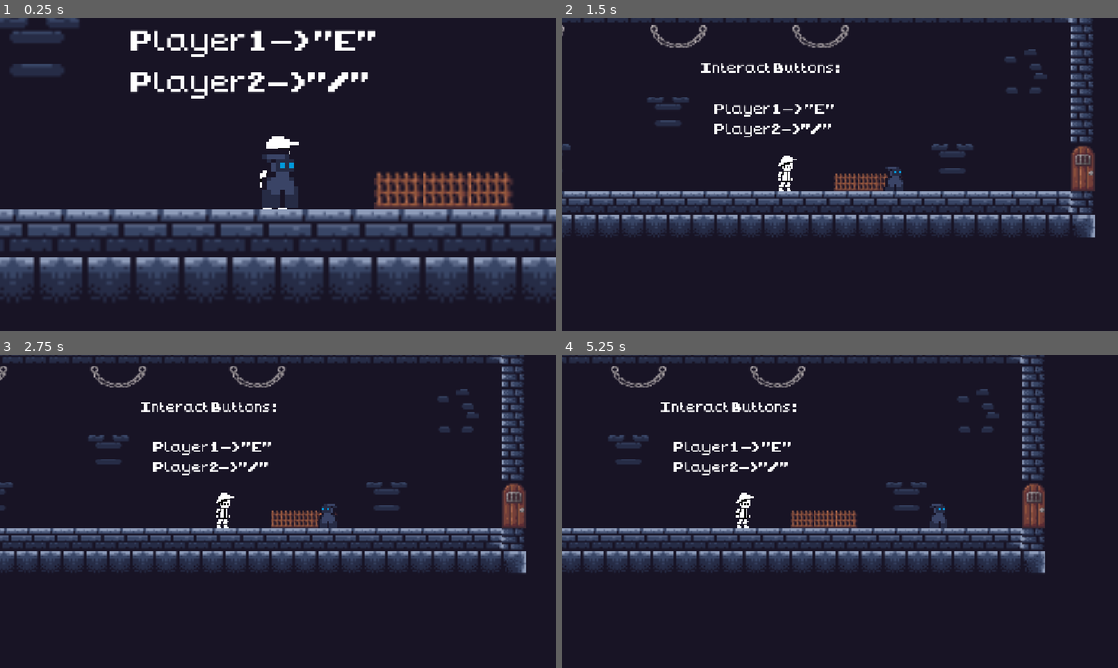
Above: before the commit, frames 1-4 (two rows, left to right).
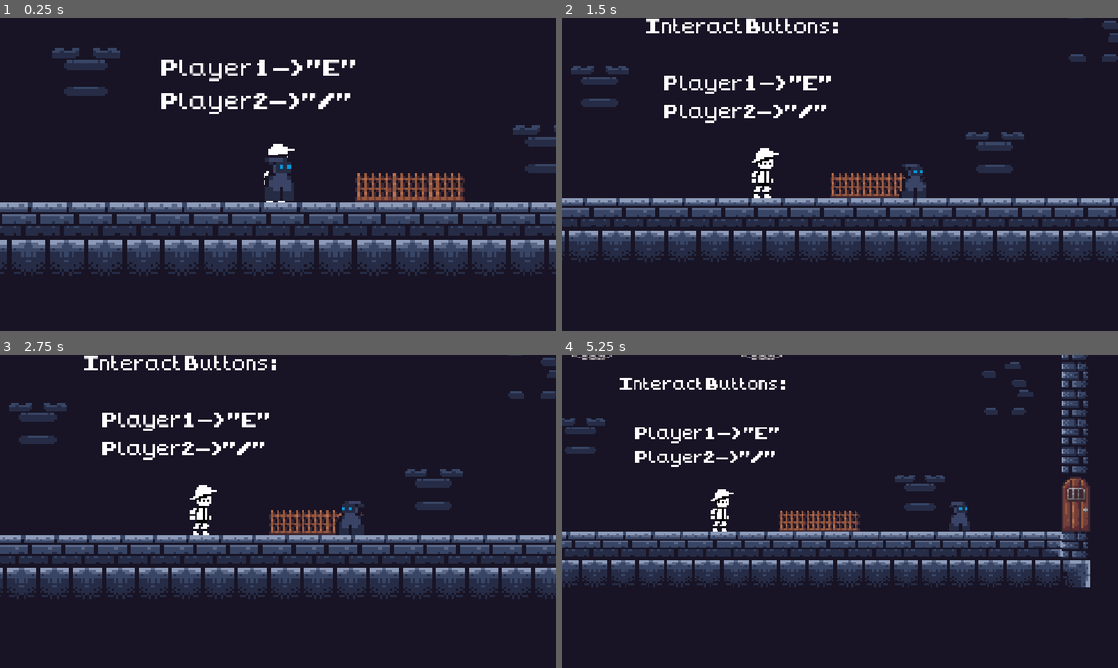
Above: after the commit, the same moments.

Repository: Fabian-Rodz/LightAndDarkness
Game: Godot game, scene res://scenes/game.tscn
The game is run twice, just before and just after one commit, with the same random seed, the same clock (stepped at 60 frames per second) and the same inputs.
Inputs:
- Up to frame 1 (0.25 s): no input
- Up to frame 2 (1.5 s): tap Enter (ui_accept) at 0.5, 0.77 s; hold Right (ui_right) from 0.53 s (still down)
- Up to frame 3 (2.75 s): tap Enter (ui_accept) at 1.52 s; release Right (ui_right) at 2.03 s; hold Left (ui_left) from 2.03 s (still down)
- Up to frame 4 (5.25 s): release Left (ui_left) at 2.78 s; hold Right (ui_right) 2.78-4.28 s; tap Enter (ui_accept) at 3.02, 3.77, 4.52 s; hold Left (ui_left) 4.28-5.03 s; hold Right (ui_right) from 5.03 s (still down)

The runs differ from the first frame. In frame 1, 31% of the frame differs, in the area x 0-100%, y 0-91%; in frame 2, 26%; in frame 3, 26%; in frame 4, 24%.

Commit message:
Adjusted camera zoom speed and size and made window stretch for different screen sizes
Camera now zooms in and out slower and can stretch to fit the entire tutorial room in one shot. The game screen can now stretch to cover multiple resolutions

Diff:
--- a/project.godot
+++ b/project.godot
@@ -18,6 +18,7 @@
 [display]
 
 window/stretch/mode="canvas_items"
+window/stretch/aspect="expand"
 
 [input]
 
@@ -83,4 +84,5 @@
 
 [rendering]
 
+textures/canvas_textures/default_texture_filter=0
 rendering_device/driver.windows="d3d12"
--- a/scripts/multi_target_camera.gd
+++ b/scripts/multi_target_camera.gd
@@ -1,14 +1,10 @@
 extends Camera2D
 
-@export var move_speed = 0.5
-@export var zoom_speed = 0.05
-@export var min_zoom = 0.1
-@export var max_zoom = 0.3
-@export var margin = Vector2(400,200)
+@export var max_zoom = 0.5
+@export var min_zoom = 0.2
+@export var zoom_speed = 10000
 
 var players = []
-
-@onready var screen_size = get_viewport_rect().size
 
 func add_target(player):
 	if player not in players:
@@ -18,28 +14,83 @@
 	if player in players:
 		players.remove(player)
 
+func _process(_delta: float) -> void:
+	_refresh_camera()
 
-# Called every frame. 'delta' is the elapsed time since the previous frame.
-func _process(delta: float) -> void:
-	if !players:
-		return
+func _refresh_camera():
+	global_position = _calculate_position()
 
-	# Tracking and centering camera
+	zoom = _calculate_zoom()
+
+func _calculate_position() -> Vector2:
 	var cam_position = Vector2.ZERO
+
 	for player in players:
-		cam_position += player.position
-	cam_position /= players.size()
-	position = lerp(position, cam_position, move_speed)
+		cam_position += player.global_position
 
-	# Adjusting zoom
-	var cam_rect = Rect2(position, Vector2.ONE)
+	return cam_position / players.size()
+
+func _calculate_zoom() -> Vector2:
+	var max_distance = _get_max_player_distance()
+
+	var zoom_level = clamp(max_zoom - (max_distance / zoom_speed), min_zoom, max_zoom)
+
+	return Vector2(zoom_level, zoom_level)
+
+func _get_max_player_distance() -> float:
+	var max_distance = 0
+
 	for player in players:
-		cam_rect = cam_rect.expand(player.position)
-	cam_rect = cam_rect.grow_individual(margin.x, margin.y, margin.x, margin.y)
-	var cam_dimension = max(cam_rect.size.x, cam_rect.size.y)
-	var cam_zoom
-	if cam_rect.size.x > cam_rect.size.y * screen_size.aspect():
-		cam_zoom = clamp(cam_rect.size.x / screen_size.x, min_zoom, max_zoom)
-	else:
-		cam_zoom = clamp(cam_rect.size.y / screen_size.y, min_zoom, max_zoom)
-	zoom = lerp(zoom, Vector2.ONE * cam_zoom, zoom_speed)
+		for control_player in players:
+			var distance = player.global_position.distance_to(control_player.global_position)
+
+			if distance > max_distance:
+				max_distance = distance
+
+	return max_distance
+
+#extends Camera2D
+#
+#@export var move_speed = 0.5
+#@export var zoom_speed = 0.05
+#@export var min_zoom = 0.1
+#@export var max_zoom = 0.3
+#@export var margin = Vector2(400,200)
+#
+#var players = []
+#
+#@onready var screen_size = get_viewport_rect().size
+#
+#func add_target(player):
+	#if player not in players:
+		#players.append(player)
+#
+#func remove_target(player):
+	#if player in players:
+		#players.remove(player)
+#
+#
+## Called every frame. 'delta' is the elapsed time since the previous frame.
+#func _process(delta: float) -> void:
+	#if !players:
+		#return
+	#
+	## Tracking and centering camera
+	#var cam_position = Vector2.ZERO
+	#for player in players:
+		#cam_position += player.position
+	#cam_position /= players.size()
+	#position = lerp(position, cam_position, move_speed)
+	#
+	## Adjusting zoom
+	#var cam_rect = Rect2(position, Vector2.ONE)
+	#for player in players:
+		#cam_rect = cam_rect.expand(player.position)
+	#cam_rect = cam_rect.grow_individual(margin.x, margin.y, margin.x, margin.y)
+	#var cam_dimension = max(cam_rect.size.x, cam_rect.size.y)
+	#var cam_zoom
+	#if cam_rect.size.x > cam_rect.size.y * screen_size.aspect():
+		#cam_zoom = clamp(cam_rect.size.x / screen_size.x, min_zoom, max_zoom)
+	#else:
+		#cam_zoom = clamp(cam_rect.size.y / screen_size.y, min_zoom, max_zoom)
+	#zoom = lerp(zoom, Vector2.ONE * cam_zoom, zoom_speed)
Not shown, added: assets/Rock_Tile_Map.png.import
Not shown, added: assets/rainbow_light/light_bottom_left.png.import
Not shown, added: assets/rainbow_light/light_bottom_right.png.import
Not shown, added: assets/rainbow_light/light_left_right.png.import
Not shown, added: assets/rainbow_light/light_top_left.png.import
Not shown, added: assets/rainbow_light/light_top_right.png.import
Not shown, added: assets/rainbow_light/light_up_down.png.import
Not shown, added: assets/smoke.png.import
Not shown: 1 places in scenes/players/players.tscn that only renumber resources
